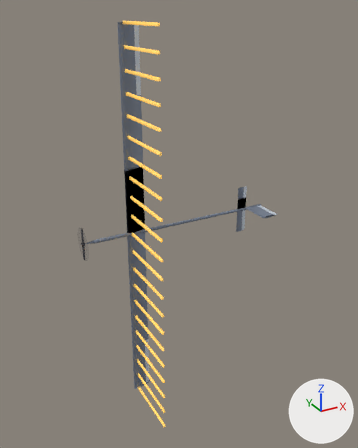
Before and after pictures for a commit that changed the glTF model packages/console/public/models/solar-airplane.glb.
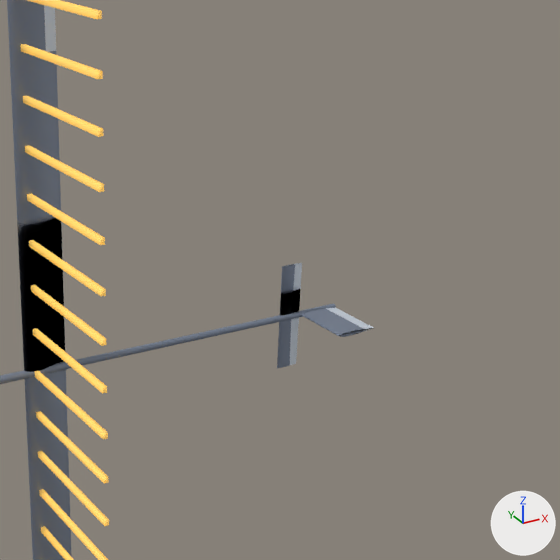
Each version is shown whole from a 50 mm lens placed at (-2.62, -6.41, 3.19), pointed at (0.76, -0.25, 0.11), then close up on the part from 33% to 100% of the width and 16% to 70% of the height. Every picture has the same lights, and +X, +Y and +Z are marked at lower right. The first two pictures are the older version.

In view in the first close-up: 'elevator', 'lift_bar_L02', 'lift_bar_L04', 'lift_bar_R00', 'lift_bar_R02', 'lift_bar_R04', 'lift_bar_R06', 'lift_bar_R08', 'lift_bar_R10', 'lift_bar_R12', 'lift_bar_R14', 'rev7' and 5 more.
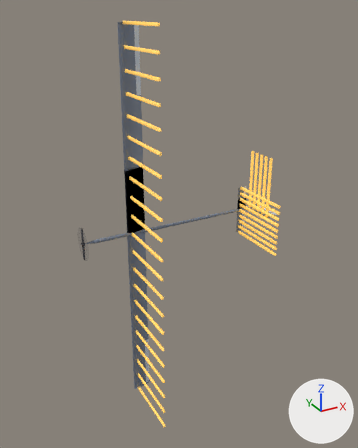
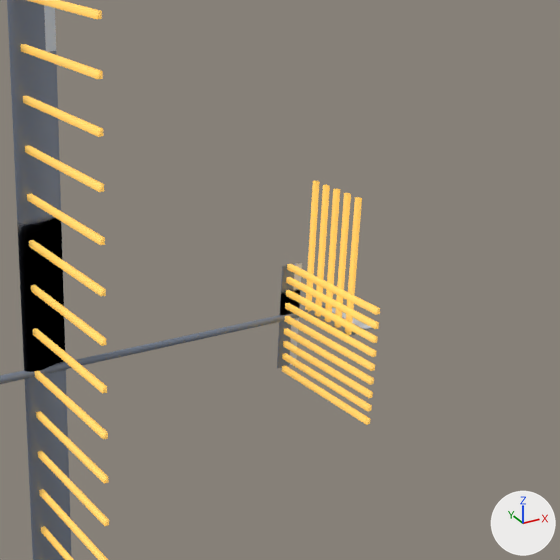
What differs and where, as boxes [x1, y1, x2, y2] in the close-ups (560 x 560 px):
'tail_bar_VStab04', added: after [345, 197, 362, 335]
'tail_bar_VStab03', added: after [334, 193, 351, 328]
'tail_bar_HStabR04', added: after [287, 264, 380, 315]
'tail_bar_VStab02', added: after [324, 188, 340, 322]
'tail_bar_HStabR03', added: after [286, 277, 379, 329]
'tail_bar_HStabR02', added: after [286, 290, 378, 343]
'tail_bar_HStabR01', added: after [285, 303, 377, 357]
'tail_bar_HStabR00', added: after [284, 316, 375, 371]
'tail_bar_VStab01', added: after [315, 184, 330, 317]
'tail_bar_HStabL01', added: after [284, 328, 374, 385]
'tail_bar_HStabL02', added: after [283, 341, 373, 398]
'tail_bar_HStabL03', added: after [282, 353, 372, 411]
'tail_bar_HStabL04', added: after [282, 366, 371, 425]
'tail_bar_VStab00', added: after [305, 181, 320, 312]

What changed in the scene script:
```text
Add me_tail_bar_vstab04:
    me_tail_bar_vstab04.from_pydata(...)  # a box spanning x -0.015..0.015, y -0.02..0.02, z 0.0..1.0
    me_tail_bar_vstab04.materials.append(mat_wing_load)  # orange #ffce6c, glowing orange #bc953f
Add ob_tail_bar_vstab04:
    ob_tail_bar_vstab04 = bpy.data.objects.new('tail_bar_VStab04', me_tail_bar_vstab04)
    ob_tail_bar_vstab04.location = (2.291, -0.476, 0.0)
Add ob_tail_bar_vstab03:
    ob_tail_bar_vstab03 = bpy.data.objects.new('tail_bar_VStab03', me_tail_bar_vstab04.copy())
    ob_tail_bar_vstab03.location = (2.291, -0.357, 0.0)
Add ob_tail_bar_vstab02:
    ob_tail_bar_vstab02 = bpy.data.objects.new('tail_bar_VStab02', me_tail_bar_vstab04.copy())
    ob_tail_bar_vstab02.location = (2.291, -0.238, 0.0)
Add ob_tail_bar_vstab01:
    ob_tail_bar_vstab01 = bpy.data.objects.new('tail_bar_VStab01', me_tail_bar_vstab04.copy())
    ob_tail_bar_vstab01.location = (2.291, -0.119, 0.0)
Add ob_tail_bar_vstab00:
    ob_tail_bar_vstab00 = bpy.data.objects.new('tail_bar_VStab00', me_tail_bar_vstab04.copy())
    ob_tail_bar_vstab00.location = (2.291, 0.0, 0.0)
Add ob_tail_bar_hstabl04:
    ob_tail_bar_hstabl04 = bpy.data.objects.new('tail_bar_HStabL04', me_lift_bar_r16.copy())  # the mesh of ob_lift_bar_r16
    ob_tail_bar_hstabl04.location = (2.078, -0.02, -0.403)
Add ob_tail_bar_hstabr04:
    ob_tail_bar_hstabr04 = bpy.data.objects.new('tail_bar_HStabR04', me_lift_bar_r16.copy())  # the mesh of ob_lift_bar_r16
    ob_tail_bar_hstabr04.location = (2.078, -0.02, 0.403)
Add ob_tail_bar_hstabl03:
    ob_tail_bar_hstabl03 = bpy.data.objects.new('tail_bar_HStabL03', me_lift_bar_r16.copy())  # the mesh of ob_lift_bar_r16
    ob_tail_bar_hstabl03.location = (2.078, -0.02, -0.302)
Add ob_tail_bar_hstabr03:
    ob_tail_bar_hstabr03 = bpy.data.objects.new('tail_bar_HStabR03', me_lift_bar_r16.copy())  # the mesh of ob_lift_bar_r16
    ob_tail_bar_hstabr03.location = (2.078, -0.02, 0.302)
Add ob_tail_bar_hstabl02:
    ob_tail_bar_hstabl02 = bpy.data.objects.new('tail_bar_HStabL02', me_lift_bar_r16.copy())  # the mesh of ob_lift_bar_r16
    ob_tail_bar_hstabl02.location = (2.078, -0.02, -0.201)
Add ob_tail_bar_hstabr02:
    ob_tail_bar_hstabr02 = bpy.data.objects.new('tail_bar_HStabR02', me_lift_bar_r16.copy())  # the mesh of ob_lift_bar_r16
    ob_tail_bar_hstabr02.location = (2.078, -0.02, 0.201)
Add ob_tail_bar_hstabl01:
    ob_tail_bar_hstabl01 = bpy.data.objects.new('tail_bar_HStabL01', me_lift_bar_r16.copy())  # the mesh of ob_lift_bar_r16
    ob_tail_bar_hstabl01.location = (2.078, -0.02, -0.101)
Add ob_tail_bar_hstabr01:
    ob_tail_bar_hstabr01 = bpy.data.objects.new('tail_bar_HStabR01', me_lift_bar_r16.copy())  # the mesh of ob_lift_bar_r16
    ob_tail_bar_hstabr01.location = (2.078, -0.02, 0.101)
Add ob_tail_bar_hstabr00:
    ob_tail_bar_hstabr00 = bpy.data.objects.new('tail_bar_HStabR00', me_lift_bar_r16.copy())  # the mesh of ob_lift_bar_r16
    ob_tail_bar_hstabr00.location = (2.078, -0.02, 0.0)
```
